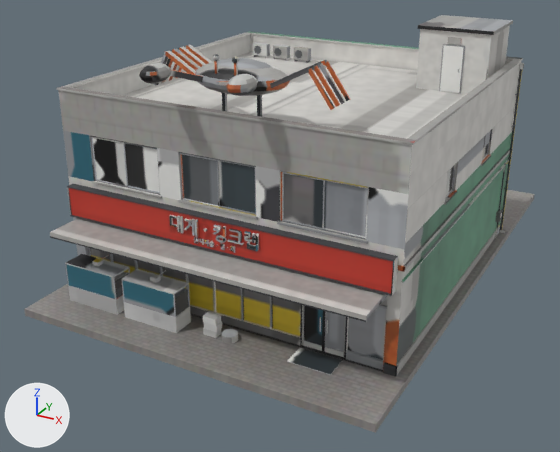
The FBX model cs2_ilsan/CS2Assets/IlsanCrab01/IlsanCrab01.fbx, before and after one commit.
Camera for both pictures: a 50 mm lens placed at (15.25, -31.81, 16.36), pointed at (-0.96, -2.33, 1.62). Lighting does not change. The marker at lower left points along +X, +Y and +Z. The picture after the commit comes second. Where no turn or scale is listed for an object, it has been applied to the vertices.

Script lines for the objects in view, before the commit:
```python
me_ilsancrab01 = bpy.data.meshes.new('IlsanCrab01')
me_ilsancrab01.from_pydata(...)  # 8168 vertices, 12746 faces; spans x -7.9..7.9, y -11.9..11.9, z -0.3..10.8
me_ilsancrab01.materials.append(mat_ilsancrab01)
ob_ilsancrab01 = bpy.data.objects.new('IlsanCrab01', me_ilsancrab01)
ob_ilsancrab01.location = (0.0, 0.0, 0.0)
```
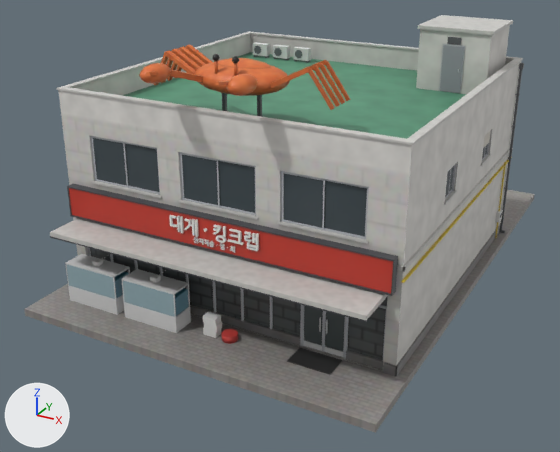
The change in detail:
me_ilsancrab01 is used by ob_ilsancrab01; location (0.0, 0.0, 0.0).
me_ilsancrab01 had 8168 vertices, 12746 faces and spanned x -7.9..7.9, y -11.9..11.9, z -0.3..10.8.
me_ilsancrab01 now has 10356 vertices, 16028 faces and spans x -7.9..7.9, y -11.9..11.9, z -0.3..10.8.
me_ilsancrab01 part 1: 490 vertices moved within x -1.7..1.8, y -9.4..-9.3, z 3.6..4.6; 2188 vertices added at x -2.0..2.0, y -9.4..-9.3, z 3.6..4.6.
me_ilsancrab01 part 2: 9718 kept faces spanning x -7.9..7.9, y -11.9..11.9, z -0.3..10.8 get new texture (UV) coordinates.

Location of each change, [x1, y1, x2, y2] in pixels of the pictures (560 x 452 px):
part 1 of me_ilsancrab01, reshaped: before [176, 216, 255, 253]; after [169, 215, 259, 251]
part 2 of me_ilsancrab01, surface changed: [50, 15, 524, 377] in both
